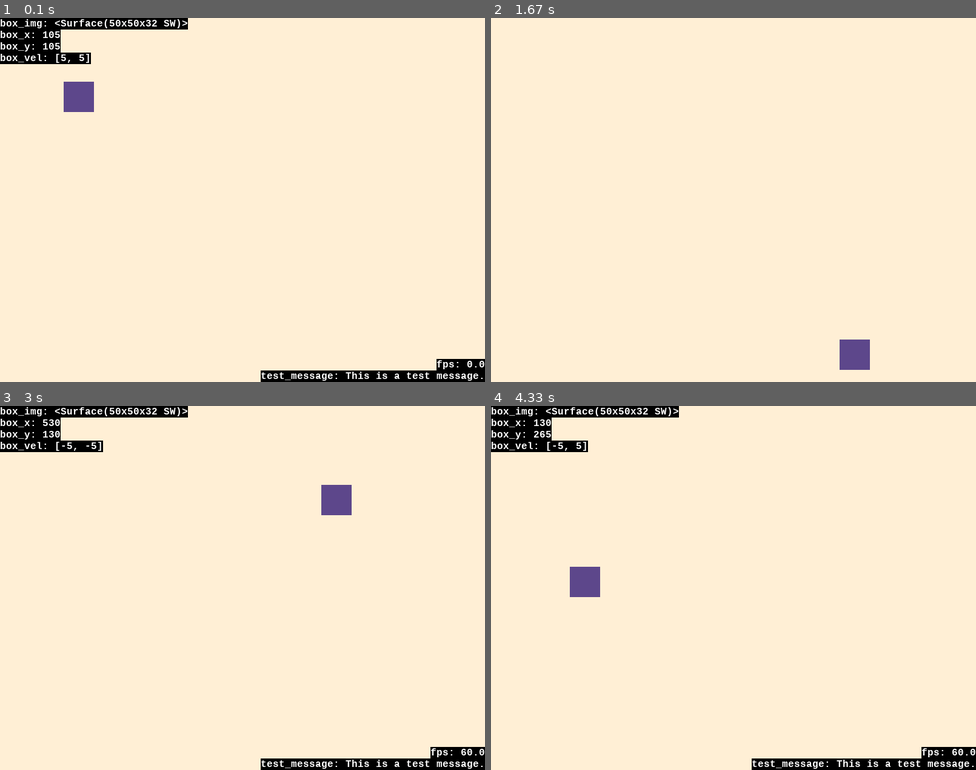
Above: before the commit, frames 1-4 (two rows, left to right).
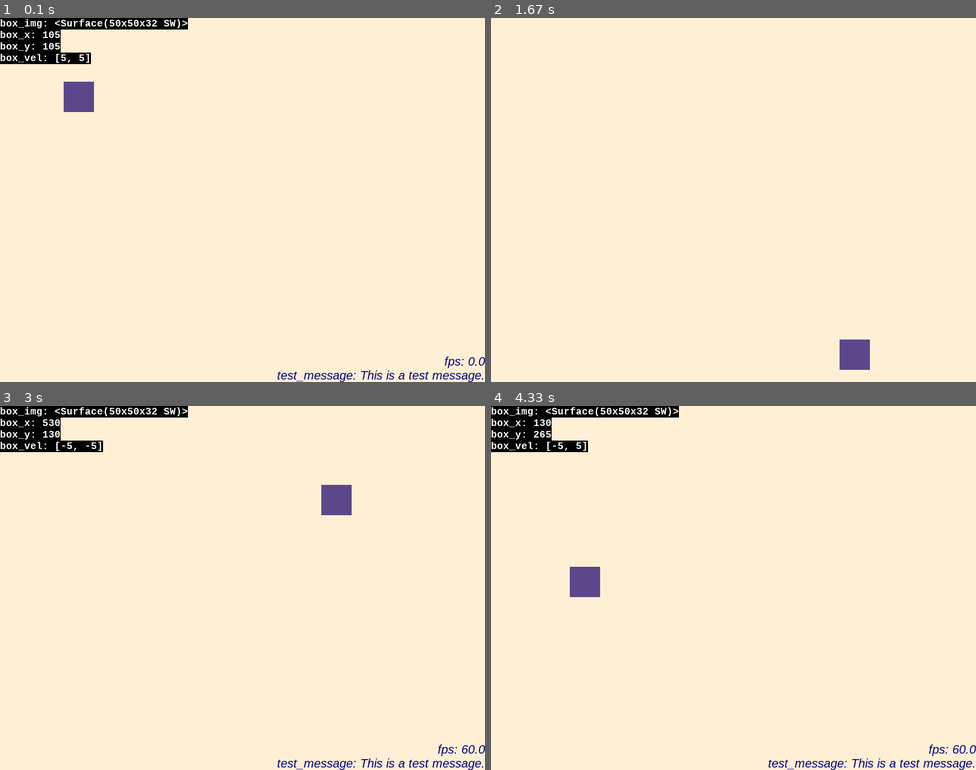
Above: after the commit, the same moments.

Repository: joshjaysalazar/pygame-utility-pack
Game: pygame game, started from examples/debug_example.py
The game is run twice, just before and just after one commit, with the same random seed, the same clock (stepped at 60 frames per second) and the same inputs.
Inputs:
- Up to frame 1 (0.1 s): no input
- Up to frame 2 (1.67 s): tap V at 0.33 s
- Up to frame 3 (3 s): tap V at 1.67 s
- Up to frame 4 (4.33 s): no input

The runs differ from the first frame. In frame 1, 1.8% of the frame differs, in the area x 53-100%, y 93-100%; in frame 2, nothing differs; in frame 3, 1.8%; in frame 4, 1.8%.

Commit message:
Updated options for setting the font style

Diff:
--- a/examples/debug_example.py
+++ b/examples/debug_example.py
@@ -64,15 +64,32 @@
             self.sprite.update()
             self.screen.blit(self.sprite.image, self.sprite.rect)
 
-            # Draw debug overlays
+            # Draw the top-left debug overlay
+            self.debug.set_font(
+                name="Courier New",
+                size=16,
+                bold=True,
+                italic=False,
+                color="white"
+            )
             self.debug.draw(
                 box_img=self.sprite.image,
                 box_x=self.sprite.rect.x,
                 box_y=self.sprite.rect.y,
                 box_vel=self.sprite.velocity
             )
+
+            # Draw the bottom-right debug overlay
+            self.debug.set_font(
+                name="Arial",
+                size=20,
+                bold=False,
+                italic=True,
+                color="navy"
+            )
             self.debug.draw(
                 position="bottomright",
+                background_enabled=False,
                 fps=round(self.clock.get_fps(), 2),
                 test_message="This is a test message."
             )
--- a/pygame_utility_pack/debug/debug_overlay.py
+++ b/pygame_utility_pack/debug/debug_overlay.py
@@ -24,11 +24,11 @@
         # Default font for the DebugOverlay
         self.font = pygame.font.SysFont('Courier New', 16, bold=True)
 
+        # Variable to track font color
+        self.font_color = "white"
+
         # Flag indicating whether the DebugOverlay is visible
         self.visible = True
-
-        # Flag indicating whether to draw a background
-        self.background_enabled = True
 
         # Surface used to draw the DebugOverlay, set to the size of the screen
         self.overlay_surface = pygame.Surface(
@@ -36,30 +36,51 @@
             pygame.SRCALPHA
         )
 
-    def set_font(self, name='Courier New', size=14, bold=False, italic=False):
+    def set_font(self, **options):
         """
         Sets the font used by the DebugOverlay.
 
-        :param name: the name of the font (default 'Courier New')
-        :type name: str
-        :param size: the size of the font (default 14)
-        :type size: int
-        :param bold: whether the font should be bold (default False)
-        :type bold: bool
-        :param italic: whether the font should be italic (default False)
-        :type italic: bool
-        :raises TypeError: if name is not a string or if size is not an integer
+        :param options: the options for the font
+        :type options: dict
+        :raises TypeError: if an invalid option is provided
         :returns: None
         """
 
+        default_options = {
+            'name': 'Courier New',
+            'size': 14,
+            'bold': False,
+            'italic': False,
+            'color': 'white'
+        }
+
+        # Update the default options with the provided options
+        for key, value in options.items():
+            if key in default_options:
+                default_options[key] = value
+            else:
+                raise TypeError(f"Invalid option '{key}'")
+
         # Check for invalid arguments
-        if not isinstance(name, str):
+        if not isinstance(default_options['name'], str):
             raise TypeError("Font name must be a string")
-        if not isinstance(size, int):
+        if not isinstance(default_options['size'], int):
             raise TypeError("Font size must be an integer")
+        if not isinstance(default_options['bold'], bool):
+            raise TypeError("Font bold flag must be a boolean")
+        if not isinstance(default_options['italic'], bool):
+            raise TypeError("Font italic flag must be a boolean")
+        if not isinstance(default_options['color'], str):
+            raise TypeError("Font color must be a string")
 
-        # Set the font
-        self.font = pygame.font.SysFont(name, size, bold, italic)
+        # Set the font and color
+        self.font = pygame.font.SysFont(
+            default_options['name'],
+            default_options['size'],
+            default_options['bold'],
+            default_options['italic']
+        )
+        self.font_color = default_options['color']
 
     def toggle_visible(self, enabled=None):
         """
@@ -76,29 +97,14 @@
         else:
             self.visible = enabled
 
-    def toggle_background(self, enabled=None):
-        """
-        Toggles the background for the DebugOverlay.
-
-        :param enabled: whether to enable the background (default None)
-        :type enabled: bool
-        :returns: None
-        """
-
-        # Toggle the background if enabled is None, or set it to the given value
-        if enabled is None:
-            self.background_enabled = not self.background_enabled
-        else:
-            self.background_enabled = enabled
-
-    def draw(self, position='topleft', **variables):
+    def draw(self, position='topleft', background_enabled=True, **variables):
         """
         Draws the DebugOverlay on the Pygame screen.
 
         :param position: the position of the debug text (default 'topleft')
         :type position: str
         :param variables: the variables to display on the overlay
-        :type variables: any
+        :type variables: dict
         :returns: None
         """
 
@@ -110,7 +116,7 @@
         self.overlay_surface.fill((0, 0, 0, 0))
 
         # Create text surfaces for variables
-        text_surfaces = [self.font.render(f"{var_name}: {value}", True, "white") for var_name, value in variables.items()]
+        text_surfaces = [self.font.render(f"{var_name}: {value}", True, self.font_color) for var_name, value in variables.items()]
 
         # Calculate the total height of the text surfaces
         total_height = len(text_surfaces) * self.font.get_linesize()
@@ -134,7 +140,7 @@
             if position == 'topright' or position == 'bottomright':
                 x_offset = self.screen.get_width() - text.get_width()
 
-            if self.background_enabled:
+            if background_enabled:
                 text_rect = text.get_rect()
                 x, y = x_offset + text_rect.left, y_offset + text_rect.top
                 w, h = text_rect.width, text_rect.height
